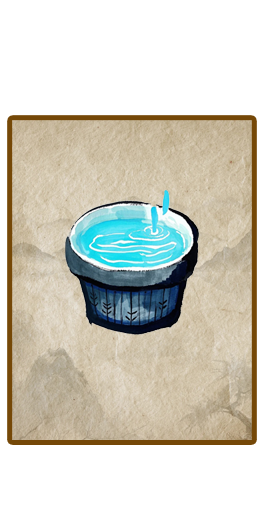
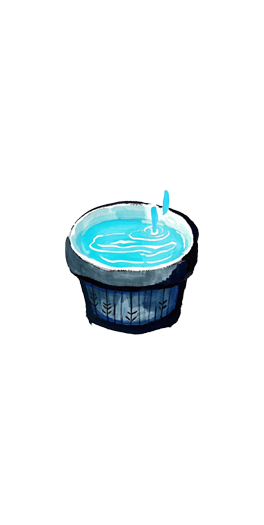
Layer changes from the first 264 × 525 image to the second:
hid "图层 1" over (x1=12, y1=120, x2=252, y2=440)
